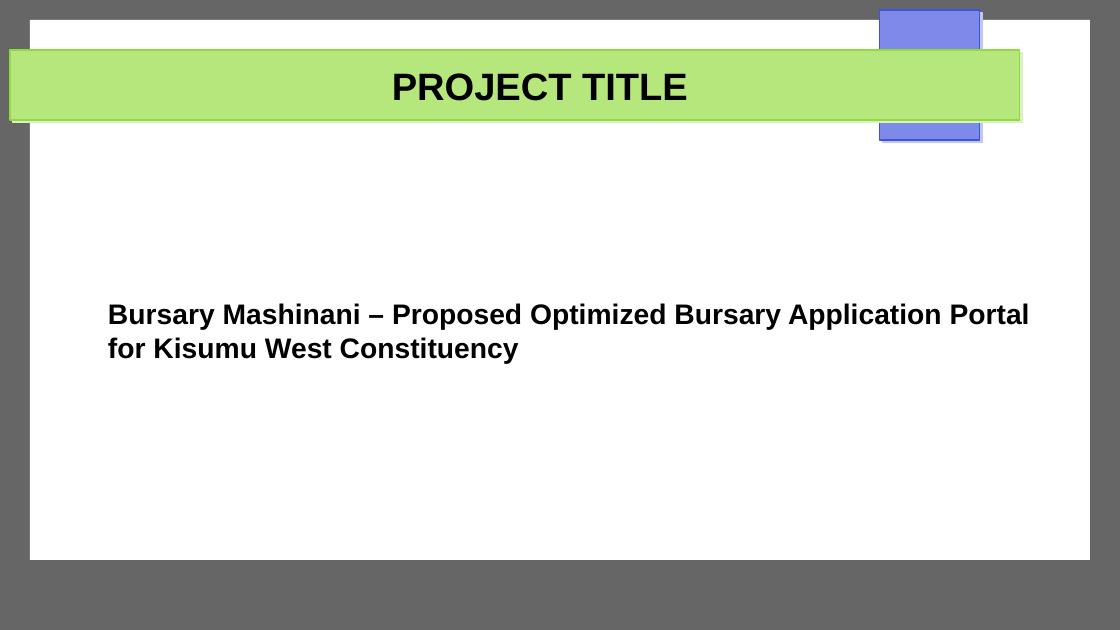
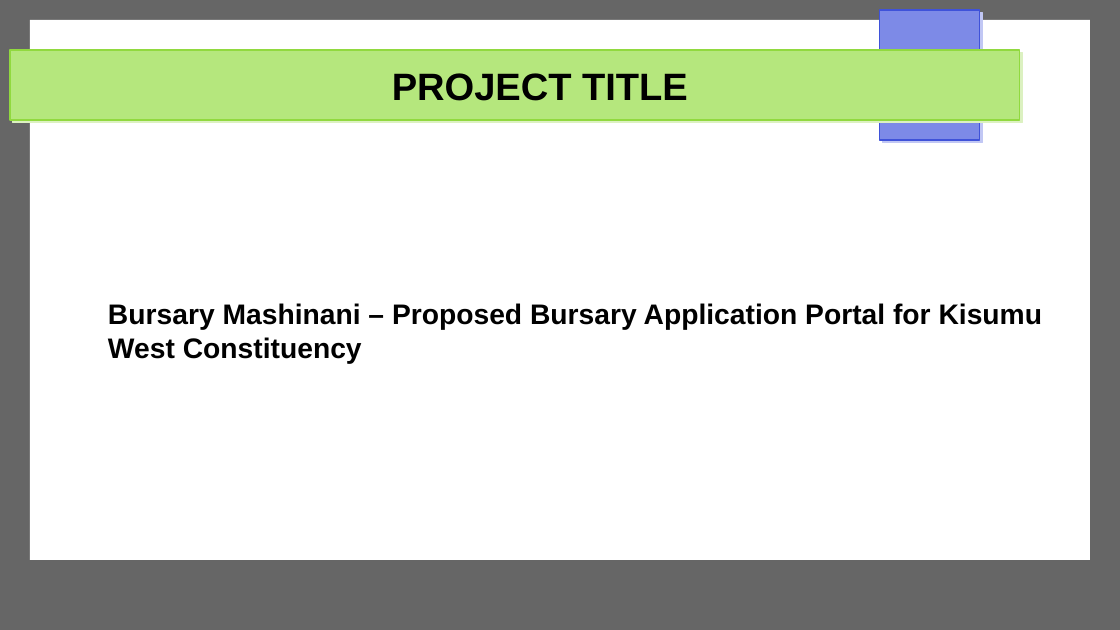
Before and after one commit to Michael-Otieno-Kasuku/Mashinani, a slide deck: slide 3 of docs/proposal/mashinani.odp. Drawn at 1120x630 pixels with LibreOffice and Linux fonts; fonts in the diff are those of the drawing. Boxes give left, top, right and bottom in pixels: in the first picture for what was removed or moved away, otherwise in the second. Text is boxed around its words. In the diff, an @@ line names an element or a change of style, - is before the commit and + after.

```diff
--- a/docs/proposal/mashinani.odp
+++ b/docs/proposal/mashinani.odp
@@ text at box(108, 303, 1043, 364): text changed @@
-Bursary Mashinani – Proposed Optimized Bursary Application Portal for Kisumu West Constituency
+Bursary Mashinani – Proposed Bursary Application Portal for Kisumu West Constituency
```
Also in this commit, not shown: 3 other slides changed, 3 other files.
